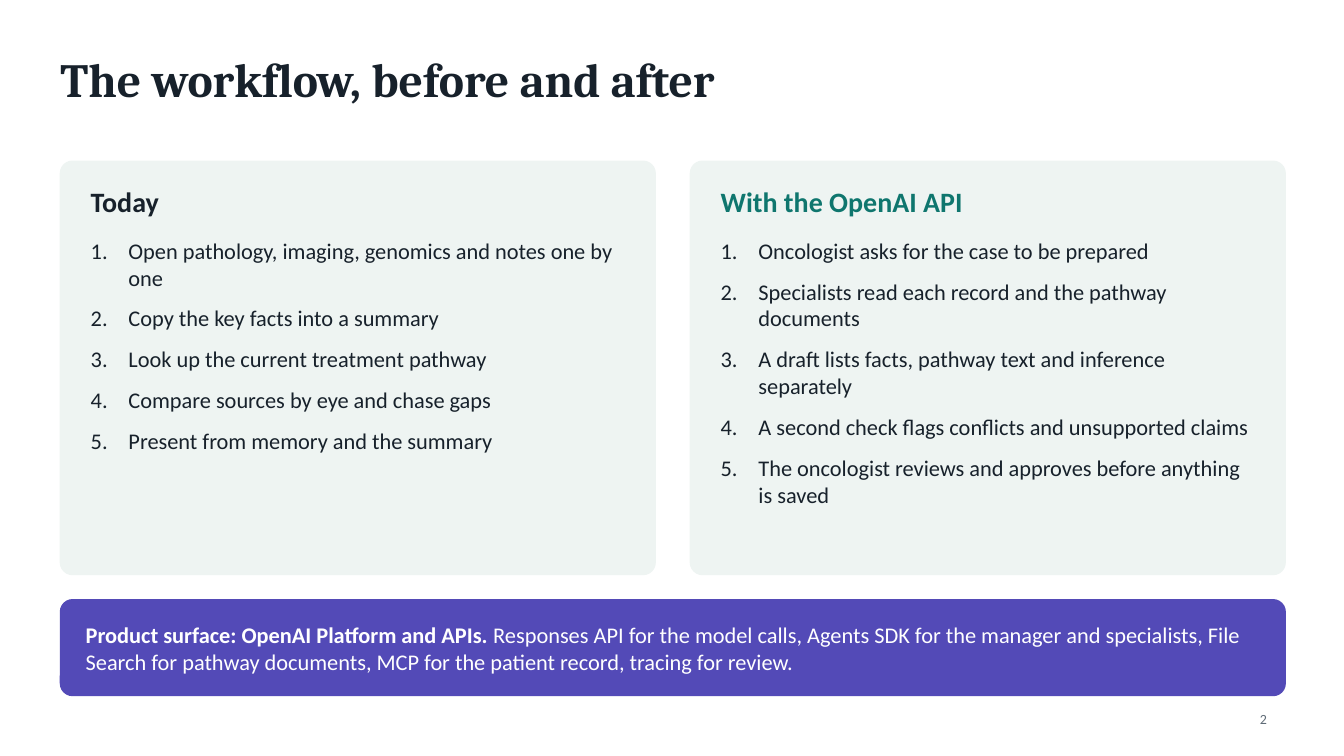
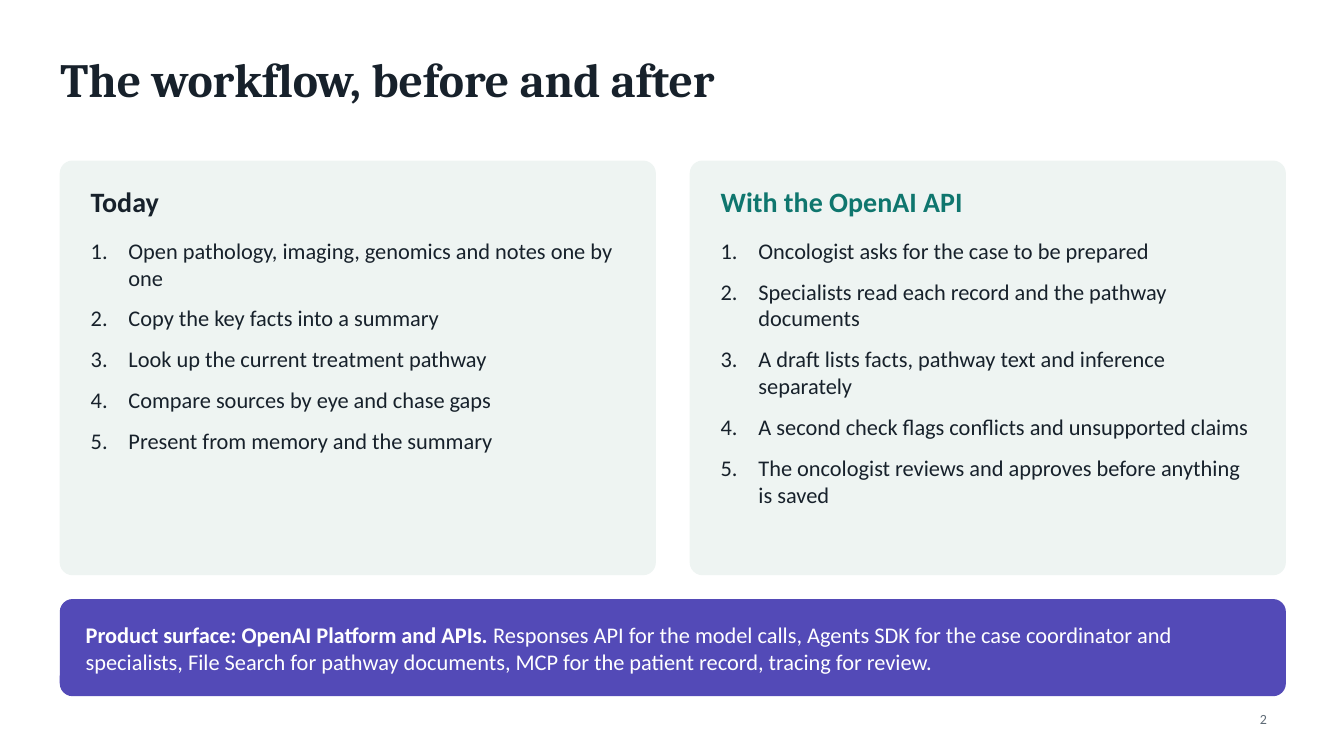
Before and after one commit to rpmish99/oncology-case-prep-demo, a slide deck: slide 2 of deck/case-prep-deck.pptx. Drawn at 1344x756 pixels with LibreOffice and Linux fonts; fonts in the diff are those of the drawing. Boxes give left, top, right and bottom in pixels: in the first picture for what was removed or moved away, otherwise in the second. Text is boxed around its words. In the diff, an @@ line names an element or a change of style, - is before the commit and + after.

Commit message:
Rename manager to case coordinator, add follow-up questions and record viewer

```diff
--- a/deck/case-prep-deck.pptx
+++ b/deck/case-prep-deck.pptx
@@ text at [86,627,1171,674]: text changed @@
-Product surface: OpenAI Platform and APIs. Responses API for the model calls, Agents SDK for the manager and specialists, File Search for pathway documents, MCP for the patient record, tracing for review.
+Product surface: OpenAI Platform and APIs. Responses API for the model calls, Agents SDK for the case coordinator and specialists, File Search for pathway documents, MCP for the patient record, tracing for review.
```
Also in this commit, not shown: 1 other slide changed, 12 other files.
